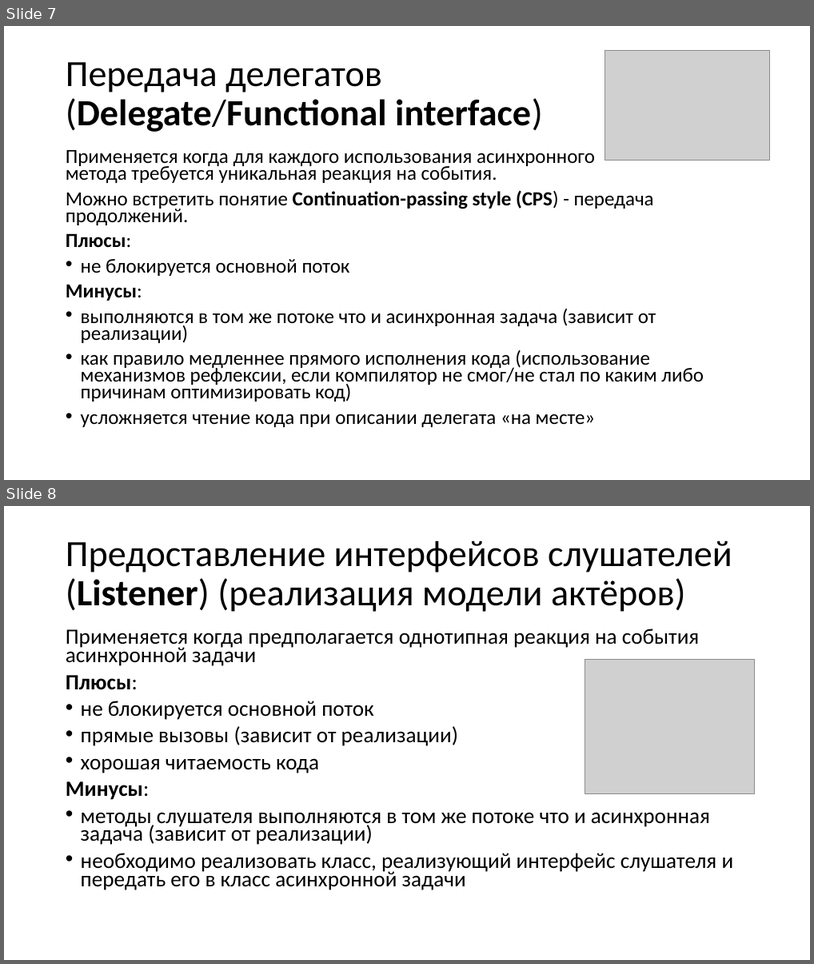
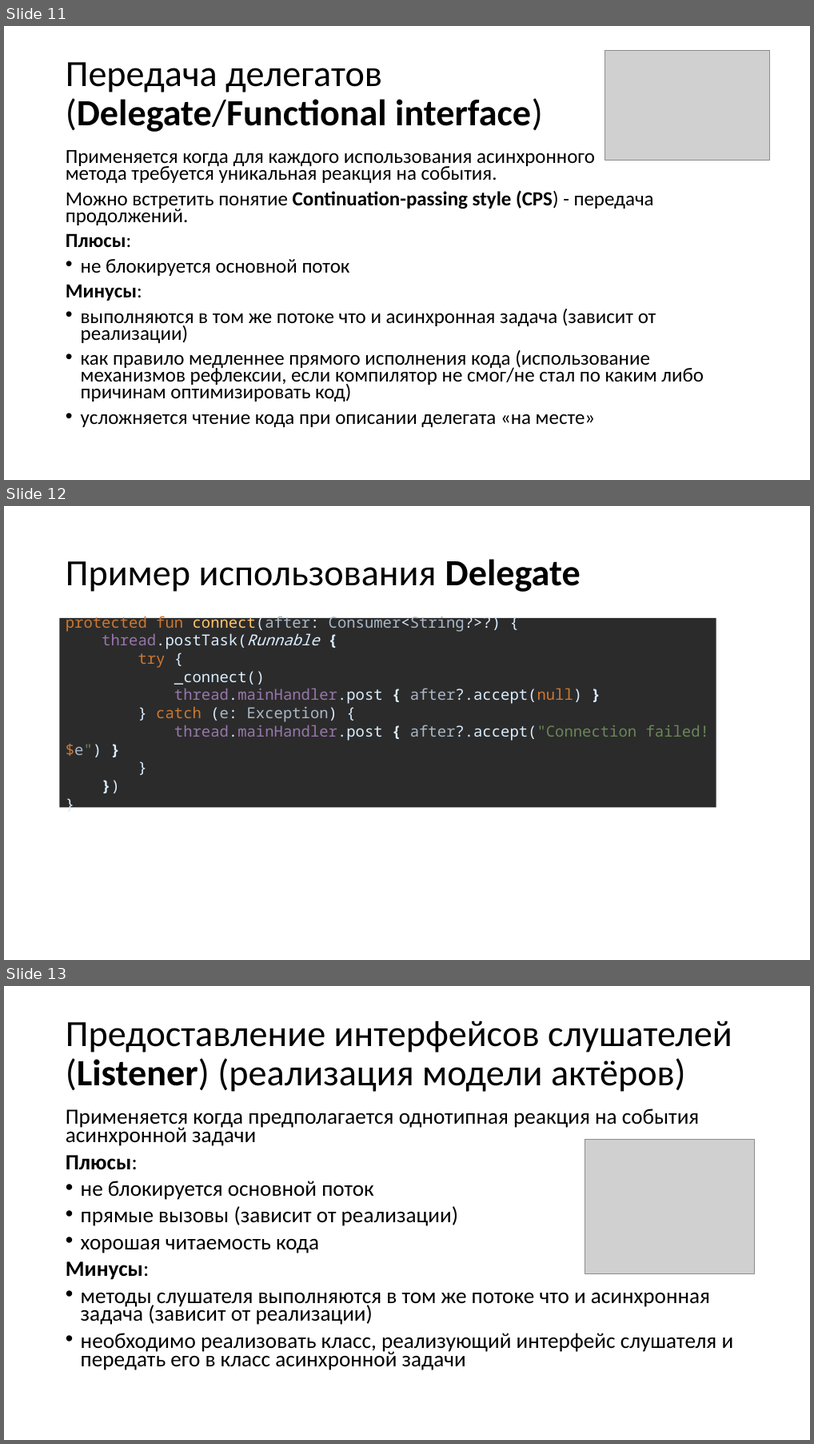
Before and after one commit to Zumisha/Parallel-Programming, a slide deck: Литература/Параллельное программирование.pptx. Shown one above the other, each under a label of ours: slides 7 and 8 before the commit, slides 11, 12 and 13 after it. The pictures are 814x964 and 814x1444 pixels, drawn with LibreOffice and Linux fonts; fonts in the diff are those of the drawing; grey boxes stand for pictures. Boxes give left, top, right and bottom in pixels: in the first picture for what was removed or moved away, otherwise in the second. Text is boxed around its words. In the diff, an @@ line names an element or a change of style, - is before the commit and + after.

```diff
--- a/Литература/Параллельное программирование.pptx
+++ b/Литература/Параллельное программирование.pptx
@@ slide 12 added at [4, 506, 810, 960], background #FFFFFF @@
@@ title added at [66, 559, 581, 592], 44 pt, text #000000 @@
+Пример использования Delegate
@@ rectangle added at [60, 618, 718, 808], fill #2B2B2B, 18 pt, text #DAEEFF @@
+protected fun connect(after: Consumer<String?>?) {
+thread.postTask(Runnable {
+try {
+_connect()
+thread.mainHandler.post { after?.accept(null) }
+} catch (e: Exception) {
+thread.mainHandler.post { after?.accept("Connection failed!$e") }
+}
+})
+}
@@ what was slide 7 is now slide 11 @@
@@ what was slide 8 is now slide 13 @@
```
Also in this commit, not shown: 5 slides changed, 7 other slides added, 2 slides removed, 7 other files.
